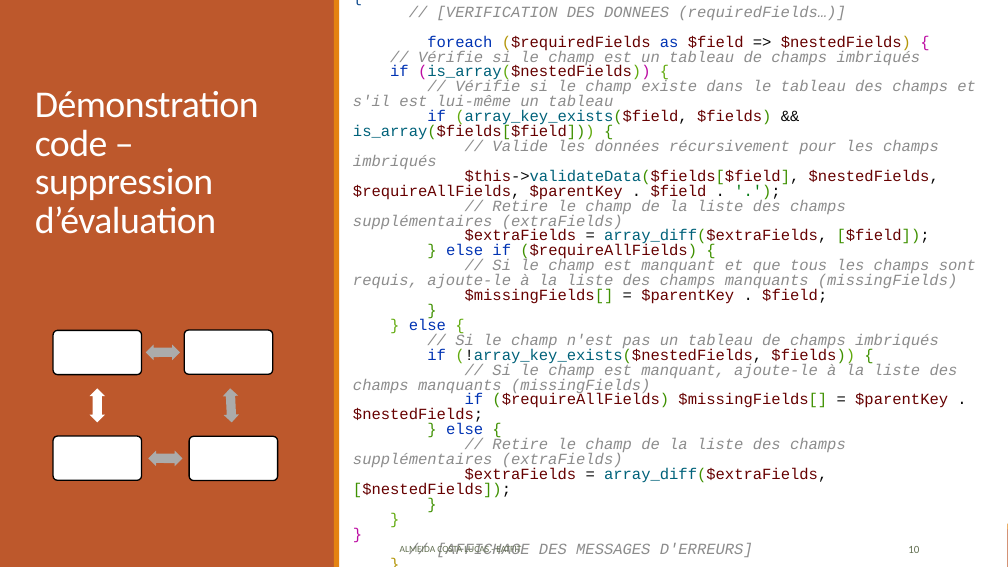
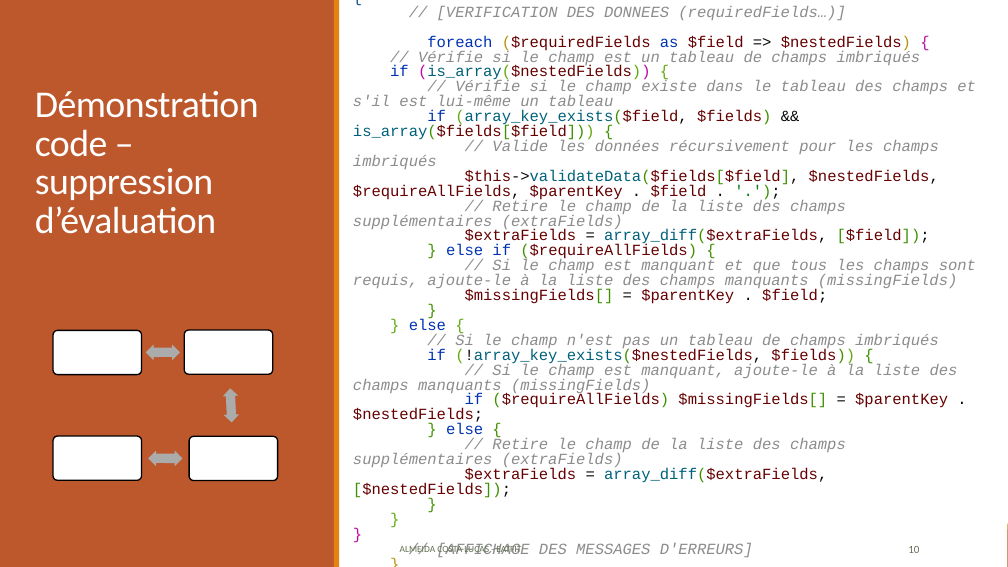
Before and after one commit to LAAC172003/EatFit_TPI_2023, a slide deck: slide 10 of Documentation/Eatfit.pptx. Drawn at 1008x567 pixels with LibreOffice and Linux fonts; fonts in the diff are those of the drawing. Boxes give left, top, right and bottom in pixels: in the first picture for what was removed or moved away, otherwise in the second. Text is boxed around its words. In the diff, an @@ line names an element or a change of style, - is before the commit and + after.

```diff
--- a/Documentation/Eatfit.pptx
+++ b/Documentation/Eatfit.pptx
@@ left right arrow at (x1=90, y1=388, x2=105, y2=422): fill #FFFFFF to #BD582C @@
```
Also in this commit, not shown: 5 other slides changed, 12 other files.
